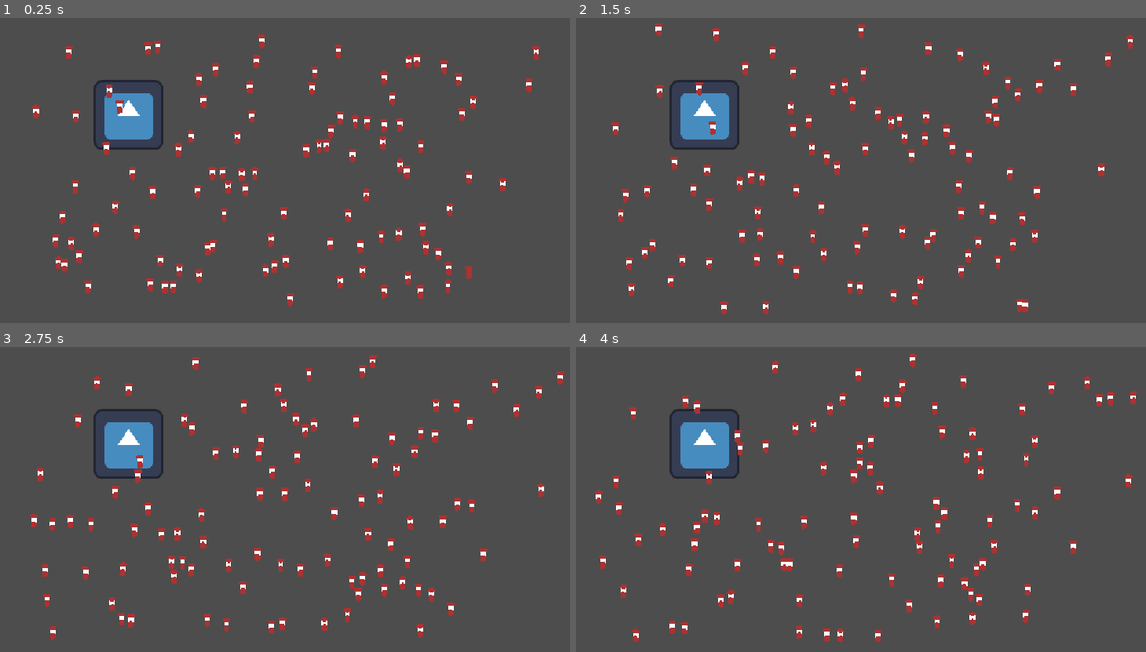
Above: before the commit, frames 1-4 (two rows, left to right).
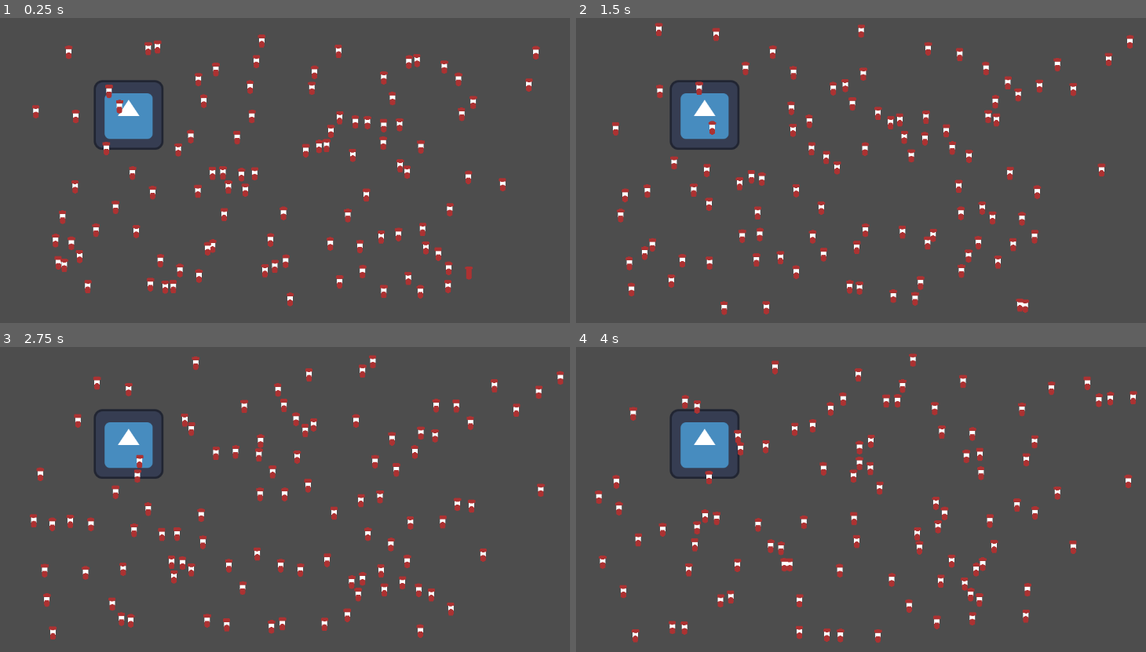
Above: after the commit, the same moments.

Repository: ZiyadAziz/Another-Count-Bites-The-Dust
Game: Godot game, scene res://scenes/game.tscn
The game is run twice, just before and just after one commit, with the same random seed, the same clock (stepped at 60 frames per second) and the same inputs. The engine's default icon, where the game draws it, is replaced by a stand-in: a white triangle on a blue panel in a dark square.
Inputs (mouse positions are in pixels of both pictures, inside the frame that each line leads up to):
- Up to frame 1 (0.25 s): no input
- Up to frame 2 (1.5 s): move the mouse to (1043, 268) at 0.52 s; click (1043, 268) at 0.67 s; move the mouse to (1037, 82) at 1.27 s; click (1037, 82) at 1.42 s
- Up to frame 3 (2.75 s): move the mouse to (125, 417) at 2.02 s; click (125, 417) at 2.17 s
- Up to frame 4 (4 s): move the mouse to (832, 554) at 2.77 s; click (832, 554) at 2.92 s; move the mouse to (707, 490) at 3.52 s; click (707, 490) at 3.67 s

The runs differ from the first frame. In frame 1, 1.5% of the frame differs, in the area x 5-95%, y 5-95%; in frame 2, 1.5%; in frame 3, 1.5%; in frame 4, 1.4%.

Commit message:
updated camera settings

Diff:
--- a/project.godot
+++ b/project.godot
@@ -17,7 +17,7 @@
 
 [display]
 
-window/stretch/mode="canvas_items"
+window/stretch/mode="viewport"
 window/stretch/aspect="expand"
 
 [physics]
--- a/scenes/count.tscn
+++ b/scenes/count.tscn
@@ -12,6 +12,7 @@
 radius = 64.0
 
 [node name="Count" type="CharacterBody2D" unique_id=1484746654]
+z_index = 1
 input_pickable = true
 script = ExtResource("1_wca8b")
 
--- a/scripts/count.gd
+++ b/scripts/count.gd
@@ -4,6 +4,7 @@
 @onready var murder_collision_shape_2d: CollisionShape2D = $MurderZone/CollisionShape2D
 @onready var murder_clock: Timer = $MurderClock
 @onready var wait_timer: Timer = $WaitTimer
+@onready var collision_shape_2d: CollisionShape2D = $CollisionShape2D
 
 @onready var body: Sprite2D = $Sprite2D
 @onready var hat: Sprite2D = $Sprite2D2
@@ -50,7 +51,11 @@
 		velocity = Vector2.ZERO
 
 		if not died:
+			collision_shape_2d.disabled = true
+			self.input_pickable = false
+			self.z_index = 0
 			create_tween().tween_property(self, "rotation_degrees", 90.0, 0.3)
+
 		died = true
 		return
 
